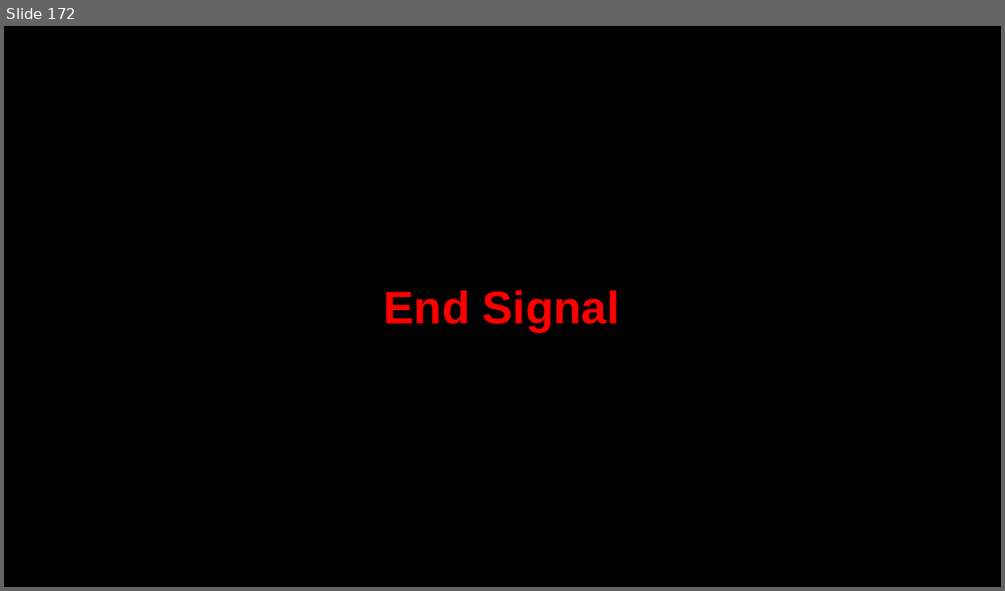
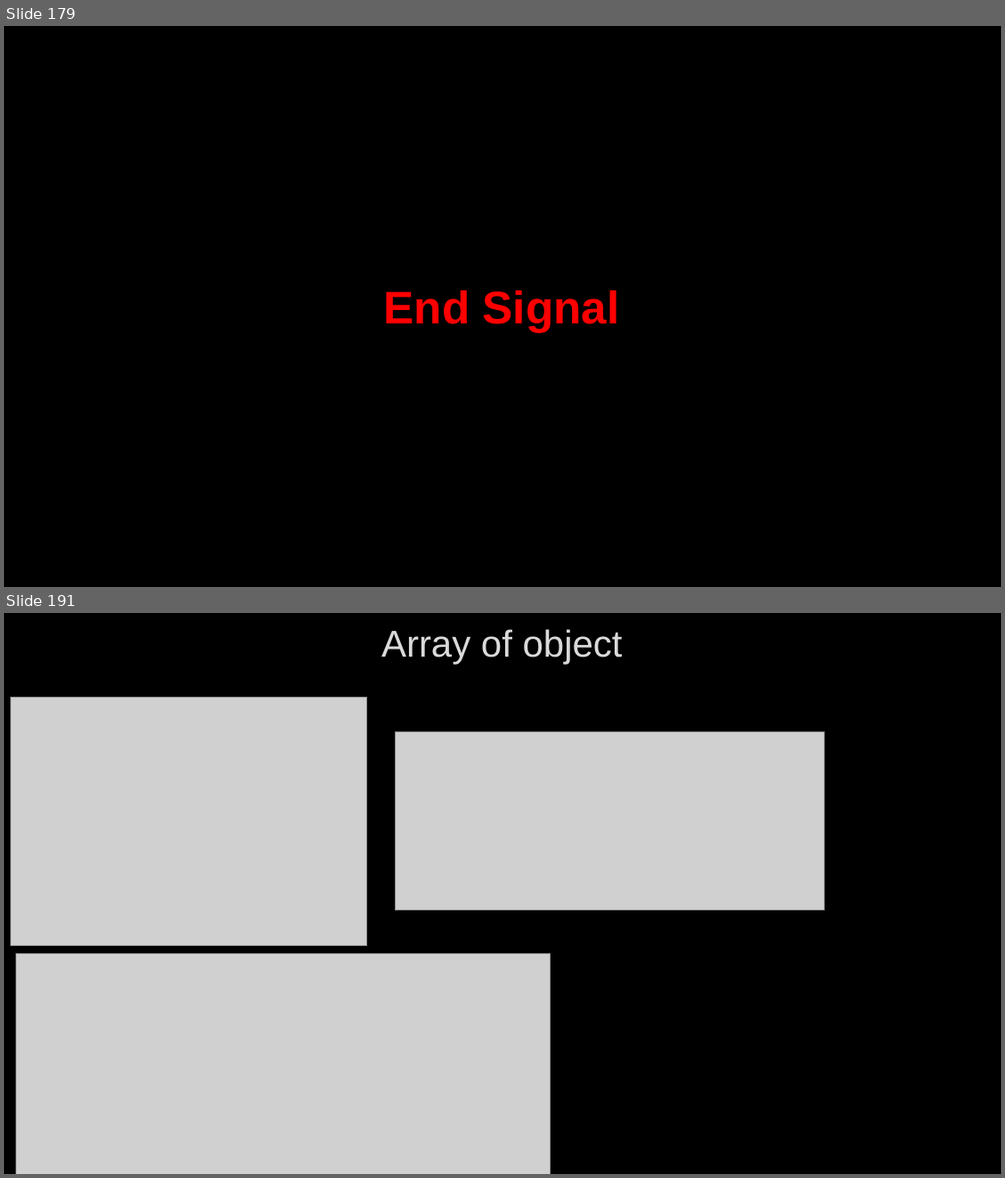
Before and after one commit to AhmedMohamedSamir1/Summary, a slide deck: Angular & type script/Angular.pptx. Shown one above the other, each under a label of ours: slide 172 before the commit, slides 179 and 191 after it; the slides between them are not shown. The pictures are 1005x591 and 1005x1178 pixels, drawn with LibreOffice and Linux fonts; fonts in the diff are those of the drawing; grey boxes stand for pictures; background and template pictures are left out. Boxes give left, top, right and bottom in pixels: in the first picture for what was removed or moved away, otherwise in the second. Text is boxed around its words. In the diff, an @@ line names an element or a change of style, - is before the commit and + after.

```diff
--- a/Angular & type script/Angular.pptx
+++ b/Angular & type script/Angular.pptx
@@ slide 191 added at (4,613,1001,1174), background picture (left out) @@
@@ title added at (381,629,623,665), 36 pt, text #DADADA @@
+Array of object
@@ picture added at (11,697,367,945) @@
@@ picture added at (396,732,825,910) @@
@@ picture added at (16,953,550,1174) @@
@@ what was slide 172 is now slide 179 @@
```
Also in this commit, not shown: 7 slides changed, 24 other slides added, 7 other files.
